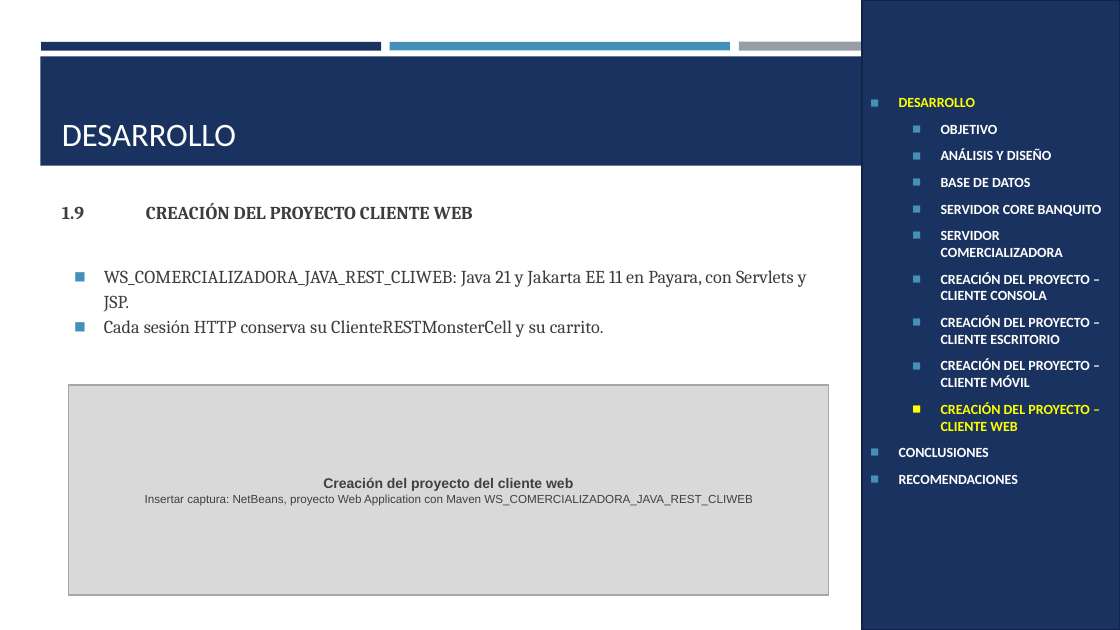
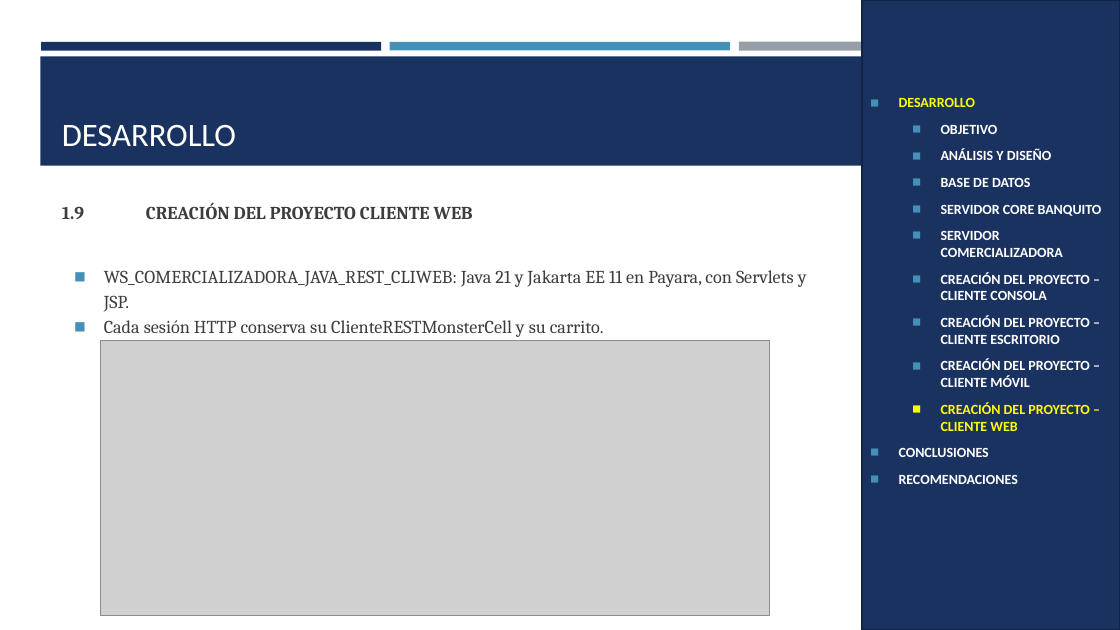
Before and after one commit to Teo344/Arquitectura_GRUPO03, a slide deck: slide 43 of EX.1.1. PAO202651_BANQUITO_CELULARES_RESTFUL_JAVA_NRC36884_GR03/05. DOCUMENTACION/PRESENTACION EX.1.1. BANQUITO CELULARES RESTFUL con BDD LOCAL en JAVA GR03.pptx. Drawn at 1120x630 pixels with LibreOffice and Linux fonts; fonts in the diff are those of the drawing; grey boxes stand for pictures. Boxes give left, top, right and bottom in pixels: in the first picture for what was removed or moved away, otherwise in the second. Text is boxed around its words. In the diff, an @@ line names an element or a change of style, - is before the commit and + after.

```diff
--- a/EX.1.1. PAO202651_BANQUITO_CELULARES_RESTFUL_JAVA_NRC36884_GR03/05. DOCUMENTACION/PRESENTACION EX.1.1. BANQUITO CELULARES RESTFUL con BDD LOCAL en JAVA GR03.pptx
+++ b/EX.1.1. PAO202651_BANQUITO_CELULARES_RESTFUL_JAVA_NRC36884_GR03/05. DOCUMENTACION/PRESENTACION EX.1.1. BANQUITO CELULARES RESTFUL con BDD LOCAL en JAVA GR03.pptx
@@ picture added at [100,340,770,615] @@
@@ rectangle removed at [69,385,828,595] @@
-Creación del proyecto del cliente web
-Insertar captura: NetBeans, proyecto Web Application con Maven WS_COMERCIALIZADORA_JAVA_REST_CLIWEB
```
Also in this commit, not shown: 23 other slides changed.
